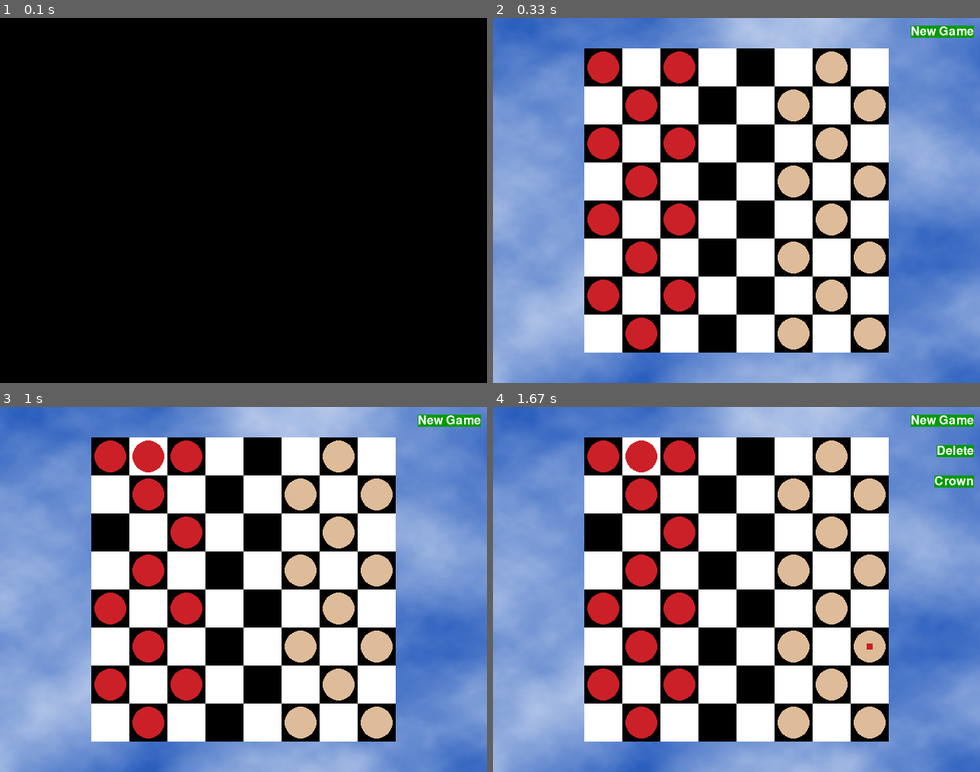
Above: before the commit, frames 1-4 (two rows, left to right).
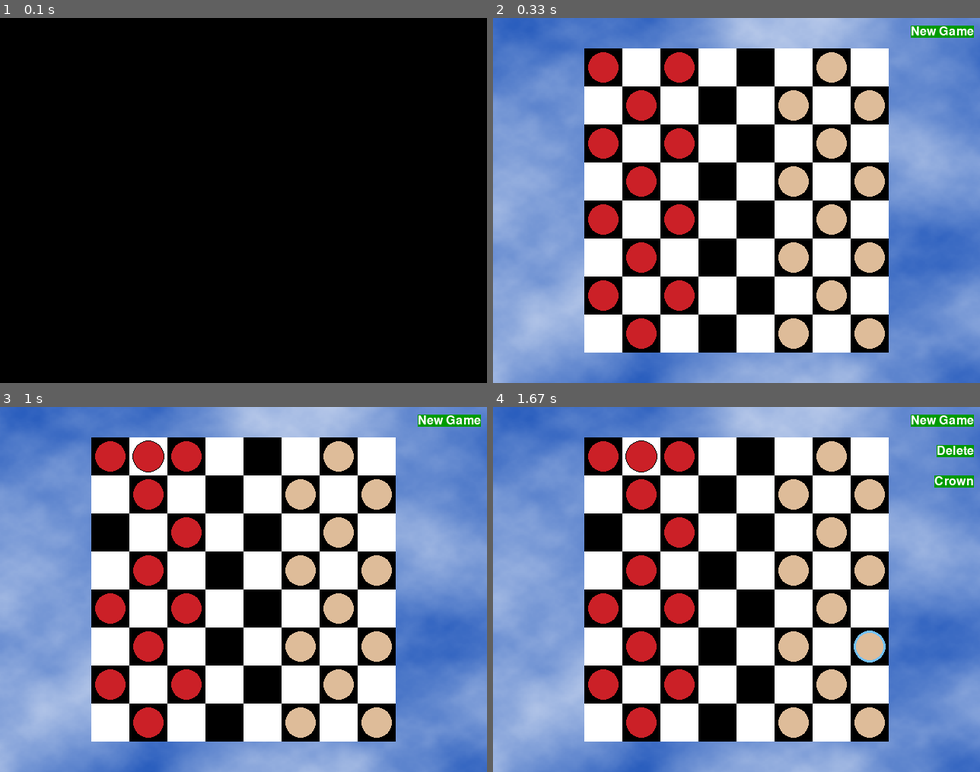
Above: after the commit, the same moments.

Repository: sydneynagamine/python_games
Game: pygame game, started from flippy.py
The game is run twice, just before and just after one commit, with the same random seed, the same clock (stepped at 60 frames per second) and the same inputs.
Inputs (mouse positions are in pixels of both pictures, inside the frame that each line leads up to):
- Up to frame 1 (0.1 s): no input
- Up to frame 2 (0.33 s): no input
- Up to frame 3 (1 s): press the mouse at (262, 684) at 0.37 s; move the mouse to (175, 607) at 0.47 s; release the mouse at (92, 534) at 0.6 s; press the mouse at (112, 494) at 0.7 s; move the mouse to (126, 476) at 0.8 s; release the mouse at (146, 458) at 0.93 s
- Up to frame 4 (1.67 s): press the mouse at (717, 494) at 1.23 s; move the mouse to (790, 571) at 1.33 s; release the mouse at (863, 647) at 1.47 s

Frame 1 is identical in both runs. In frame 2, 0.9% of the frame differs, in the area x 19-81%, y 9-91%; in frame 3, 0.9%; in frame 4, 1.0%.

Commit message:
complete and working yay :)

Diff:
--- a/flippy.py
+++ b/flippy.py
@@ -36,6 +36,7 @@
 RED        = (203,  32,  39)
 TAN        = (222, 188, 153)
 PINK       = (255, 105, 180)
+BLUE       = (115, 194, 251)
 TEXTBGCOLOR1 = BRIGHTBLUE
 TEXTBGCOLOR2 = GREEN
 GRIDLINECOLOR = BLACK
@@ -152,12 +153,20 @@
                             else:
                                 mainBoard[movefromxy[0]][movefromxy[1]] = PLAYER2_CROWNED
                         isDone = True
+
                         #pygame.draw.circle(DISPLAYSURF, tileColor, (centerx, centery), int(SPACESIZE / 2) - 4)
 
                     # movexy is set to a two-item tuple XY coordinate, or None value
                     movexy = getSpaceClicked(mousex, mousey)
+
+                    if movexy != None and movefromxy[0] == movexy[0] and movefromxy[1] == movexy[1]:
+                        isDone = True
+
                     if movexy == None or not isValidMove(mainBoard, playerTile, movexy[0], movexy[1]) or mainBoard[movexy[0]][movexy[1]] != EMPTY_SPACE:
                         movexy = None
+
+
+
         if movexy != None:
             mainBoard[movexy[0]][movexy[1]] = mainBoard[movefromxy[0]][movefromxy[1]]
             mainBoard[movefromxy[0]][movefromxy[1]] = EMPTY_SPACE
@@ -196,8 +205,10 @@
                 else:
                     tileColor = WHITE
                 pygame.draw.circle(DISPLAYSURF, tileColor, (centerx, centery), int(SPACESIZE / 2) - 4)
+                pygame.draw.circle(DISPLAYSURF,BLACK, (centerx, centery), int(SPACESIZE / 2) - 4, 1)
+
                 if movepiece != None and movepiece [0] == x and movepiece [1] == y:
-                    pygame.draw.rect(DISPLAYSURF, RED, (centerx - 4, centery - 4, 8, 8))
+                    pygame.draw.circle(DISPLAYSURF, BLUE, (centerx, centery), int(SPACESIZE / 2) - 4, 3)
 
 def getSpaceClicked(mousex, mousey):
     # Return a tuple of two integers of the board space coordinates where
